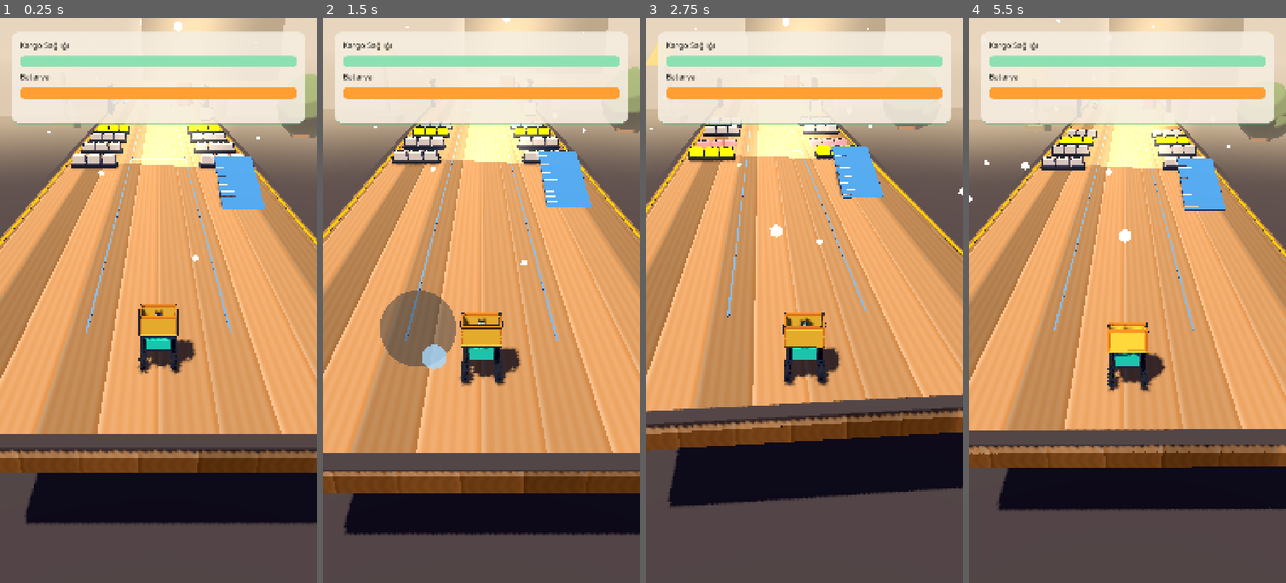
Above: before the commit, frames 1-4 (left to right).
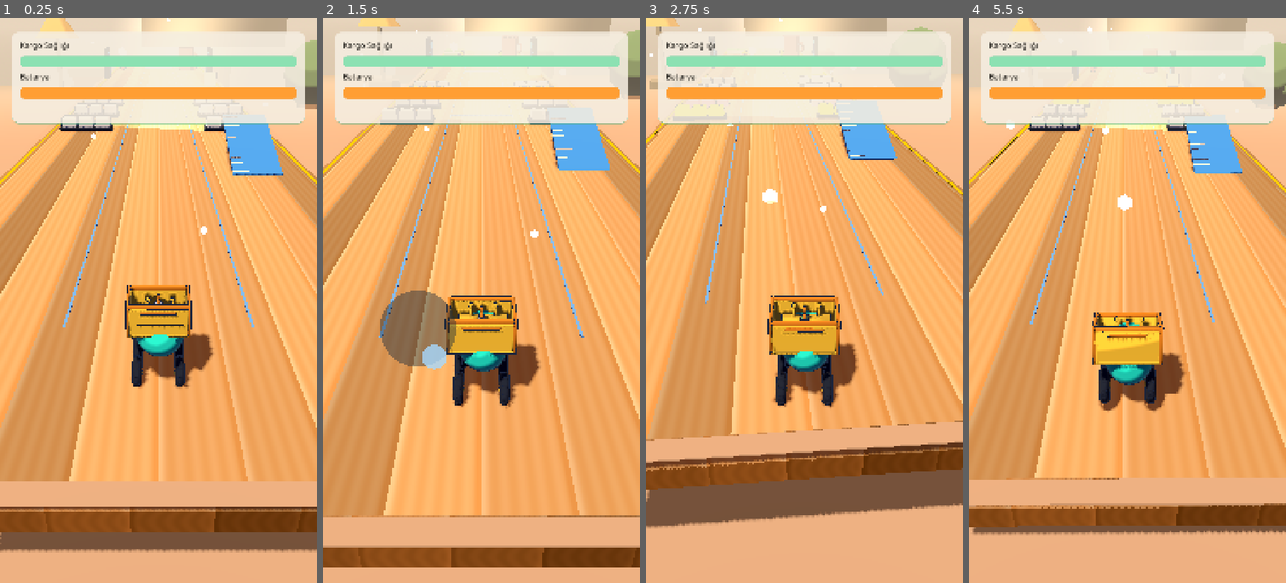
Above: after the commit, the same moments.

Repository: alperAygor/godot-games
Game: Godot game, scene res://scenes/Game.tscn
Same seed, same stepped clock (60 frames per second), same inputs: the game is played once before the commit and once after it. This scene is started directly instead of the project's main scene.
Inputs (mouse positions are in pixels of both pictures, inside the frame that each line leads up to):
- Up to frame 1 (0.25 s): no input
- Up to frame 2 (1.5 s): move the mouse to (551, 272) at 0.52 s; hold D 0.53-1.25 s; click (551, 272) at 0.67 s; drag from (418, 328) to (465, 413) at 1.27 s
- Up to frame 3 (2.75 s): move the mouse to (836, 176) at 2.02 s; hold D from 2.03 s (still down)
- Up to frame 4 (5.5 s): release D at 2.75 s; drag from (1111, 413) to (1032, 215) at 2.77 s; move the mouse to (1222, 385) at 3.52 s; hold A 3.53-4.25 s; drag from (1032, 215) to (1079, 159) at 4.27 s; move the mouse to (1143, 300) at 5.02 s; hold S from 5.03 s (still down); click (1143, 300) at 5.17 s

The runs differ from the first frame. In frame 1, 61% of the frame differs, in the area x 0-100%, y 0-100%; in frame 2, 58%; in frame 3, 65%; in frame 4, 63%.

Commit message:
F7.10c: v2 robot/sepet/kargo oyuna entegre, kamera yakınlaştırma, sıcak oda zemini, gölge tonları
Co-Authored-By: Claude Sonnet 5.5 <noreply@anthropic.com>

Diff:
--- a/MikroKurye/assets/materials/basket_yellow.tres
+++ b/MikroKurye/assets/materials/basket_yellow.tres
@@ -7,4 +7,4 @@
 shader = ExtResource("1_toon")
 next_pass = ExtResource("2_outline")
 shader_parameter/base_color = Color(1, 0.451, 0.0902, 1)
-shader_parameter/shadow_color = Color(0.2667, 0.2667, 0.4196, 1)
+shader_parameter/shadow_color = Color(0.38, 0.36, 0.5, 1)
--- a/MikroKurye/assets/materials/cargo_parcel.tres
+++ b/MikroKurye/assets/materials/cargo_parcel.tres
@@ -7,4 +7,4 @@
 shader = ExtResource("1_toon")
 next_pass = ExtResource("2_outline")
 shader_parameter/base_color = Color(0.9686, 0.7216, 0.0039, 1)
-shader_parameter/shadow_color = Color(0.2667, 0.2667, 0.4196, 1)
+shader_parameter/shadow_color = Color(0.38, 0.36, 0.5, 1)
--- a/MikroKurye/assets/materials/floor.tres
+++ b/MikroKurye/assets/materials/floor.tres
@@ -5,4 +5,4 @@
 [resource]
 shader = ExtResource("1_toon")
 shader_parameter/base_color = Color(0.851, 0.6275, 0.4, 1)
-shader_parameter/shadow_color = Color(0.2667, 0.2667, 0.4196, 1)
+shader_parameter/shadow_color = Color(0.56, 0.42, 0.38, 1)
--- a/MikroKurye/assets/materials/golden.tres
+++ b/MikroKurye/assets/materials/golden.tres
@@ -7,6 +7,6 @@
 shader = ExtResource("1_toon")
 next_pass = ExtResource("2_outline")
 shader_parameter/base_color = Color(1, 0.7843, 0.2392, 1)
-shader_parameter/shadow_color = Color(0.2667, 0.2667, 0.4196, 1)
+shader_parameter/shadow_color = Color(0.38, 0.36, 0.5, 1)
 shader_parameter/emissive_color = Color(1, 0.7843, 0.2392, 1)
 shader_parameter/emissive_energy = 1.8
--- a/MikroKurye/assets/materials/robot_dark.tres
+++ b/MikroKurye/assets/materials/robot_dark.tres
@@ -7,4 +7,4 @@
 shader = ExtResource("1_toon")
 next_pass = ExtResource("2_outline")
 shader_parameter/base_color = Color(0.1686, 0.1843, 0.2275, 1)
-shader_parameter/shadow_color = Color(0.2667, 0.2667, 0.4196, 1)
+shader_parameter/shadow_color = Color(0.38, 0.36, 0.5, 1)
--- a/MikroKurye/assets/materials/robot_turquoise.tres
+++ b/MikroKurye/assets/materials/robot_turquoise.tres
@@ -7,4 +7,4 @@
 shader = ExtResource("1_toon")
 next_pass = ExtResource("2_outline")
 shader_parameter/base_color = Color(0.1804, 0.902, 0.7725, 1)
-shader_parameter/shadow_color = Color(0.2667, 0.2667, 0.4196, 1)
+shader_parameter/shadow_color = Color(0.38, 0.36, 0.5, 1)
--- a/MikroKurye/assets/materials/wood.tres
+++ b/MikroKurye/assets/materials/wood.tres
@@ -5,7 +5,7 @@
 [resource]
 shader = ExtResource("1_toon")
 shader_parameter/base_color = Color(0.75, 0.627, 0.482, 1)
-shader_parameter/shadow_color = Color(0.2667, 0.2667, 0.4196, 1)
+shader_parameter/shadow_color = Color(0.56, 0.42, 0.38, 1)
 shader_parameter/wood_grain = true
 shader_parameter/wood_dark = Color(0.6902, 0.4784, 0.2706, 1)
 shader_parameter/wood_freq = 32.0
--- a/MikroKurye/assets/materials/wood_edge.tres
+++ b/MikroKurye/assets/materials/wood_edge.tres
@@ -5,7 +5,7 @@
 [resource]
 shader = ExtResource("1_toon")
 shader_parameter/base_color = Color(0.549, 0.349, 0.1804, 1)
-shader_parameter/shadow_color = Color(0.2667, 0.2667, 0.4196, 1)
+shader_parameter/shadow_color = Color(0.56, 0.42, 0.38, 1)
 shader_parameter/wood_grain = true
 shader_parameter/wood_dark = Color(0.4196, 0.2588, 0.1216, 1)
 shader_parameter/wood_freq = 32.0
--- a/MikroKurye/assets/shaders/toon.gdshader
+++ b/MikroKurye/assets/shaders/toon.gdshader
@@ -5,6 +5,8 @@
 render_mode specular_disabled, ambient_light_disabled;
 
 uniform vec4 base_color : source_color = vec4(0.93, 0.62, 0.18, 1.0);
+// Model v2: köşe rengi (alt koyu / üst açık gradyan + pişirilmiş AO) tabanla çarpılır. 0 = kapalı.
+uniform float vertex_color_strength : hint_range(0.0, 1.0) = 0.0;
 // Gölge zemini rengi: gerçek düşen gölgenin içinde paleti korur (stil A: 44446b).
 uniform vec4 shadow_color : source_color = vec4(0.267, 0.267, 0.42, 1.0);
 uniform float middle_threshold : hint_range(0.0, 1.0) = 0.28;
@@ -31,7 +33,7 @@
 uniform float emissive_energy : hint_range(0.0, 4.0) = 0.0;
 
 void fragment() {
-	ALBEDO = base_color.rgb;
+	ALBEDO = base_color.rgb * mix(vec3(1.0), COLOR.rgb, vertex_color_strength);
 	if (wood_grain) {
 		// Sıfır doku örneği; gölge içinde de damar okunsun diye ALBEDO'dan önce uygulanır.
 		// Kalaslar UV.x boyunca ayrılır: kalas kenarında ince koyu çizgi, kalas içinde
--- a/MikroKurye/data/balance.json
+++ b/MikroKurye/data/balance.json
@@ -25,9 +25,9 @@
     "steer_speed_factor": 0.65,
     "joystick_radius": 130.0,
     "joystick_deadzone": 0.12,
-    "camera_distance": 7.2,
-    "camera_height": 4.6,
-    "camera_look_height": 0.9,
+    "camera_distance": 5.0,
+    "camera_height": 3.6,
+    "camera_look_height": 0.7,
     "camera_follow_speed": 8.0,
     "camera_look_speed": 10.0,
     "camera_fov": 60.0,
--- a/MikroKurye/scenes/Robot.tscn
+++ b/MikroKurye/scenes/Robot.tscn
@@ -6,9 +6,9 @@
 [ext_resource type="Script" path="res://scripts/gameplay/style_a.gd" id="4_style"]
 [ext_resource type="Script" path="res://scripts/gameplay/robot_visual.gd" id="5_visual"]
 [ext_resource type="Script" path="res://scripts/gameplay/cargo_visual.gd" id="6_cargovis"]
-[ext_resource type="PackedScene" path="res://assets/models/robot_body.glb" id="7_body"]
-[ext_resource type="PackedScene" path="res://assets/models/robot_wheel.glb" id="8_wheel"]
-[ext_resource type="PackedScene" path="res://assets/models/cargo_basket.glb" id="9_basket"]
+[ext_resource type="PackedScene" path="res://assets/models/v2/robot_body_v2.glb" id="7_body"]
+[ext_resource type="PackedScene" path="res://assets/models/v2/robot_wheel_v2.glb" id="8_wheel"]
+[ext_resource type="PackedScene" path="res://assets/models/v2/cargo_basket_v2.glb" id="9_basket"]
 
 [sub_resource type="BoxShape3D" id="RobotShape"]
 size = Vector3(0.82, 0.32, 1.15)
@@ -48,7 +48,8 @@
 [node name="Spin" type="Node3D" parent="FrontLeft/Visual"]
 
 [node name="Mesh" parent="FrontLeft/Visual/Spin" instance=ExtResource("8_wheel")]
-position = Vector3(0, -0.18, 0)
+position = Vector3(0, -0.126, 0)
+scale = Vector3(1.30, 1.30, 1.30)
 
 [node name="FrontRight" type="Node3D" parent="."]
 position = Vector3(0.285, 0, -0.245)
@@ -61,7 +62,8 @@
 [node name="Spin" type="Node3D" parent="FrontRight/Visual"]
 
 [node name="Mesh" parent="FrontRight/Visual/Spin" instance=ExtResource("8_wheel")]
-position = Vector3(0, -0.18, 0)
+position = Vector3(0, -0.126, 0)
+scale = Vector3(1.30, 1.30, 1.30)
 
 [node name="RearLeft" type="Node3D" parent="."]
 position = Vector3(-0.285, 0, 0.245)
@@ -74,7 +76,8 @@
 [node name="Spin" type="Node3D" parent="RearLeft/Visual"]
 
 [node name="Mesh" parent="RearLeft/Visual/Spin" instance=ExtResource("8_wheel")]
-position = Vector3(0, -0.18, 0)
+position = Vector3(0, -0.126, 0)
+scale = Vector3(1.30, 1.30, 1.30)
 
 [node name="RearRight" type="Node3D" parent="."]
 position = Vector3(0.285, 0, 0.245)
@@ -87,7 +90,8 @@
 [node name="Spin" type="Node3D" parent="RearRight/Visual"]
 
 [node name="Mesh" parent="RearRight/Visual/Spin" instance=ExtResource("8_wheel")]
-position = Vector3(0, -0.18, 0)
+position = Vector3(0, -0.126, 0)
+scale = Vector3(1.30, 1.30, 1.30)
 
 [node name="CargoBasket" type="RigidBody3D" parent="." groups=["cargo"]]
 position = Vector3(0, 0.44, 0.24)
@@ -99,7 +103,7 @@
 
 [node name="BasketVisual" type="Node3D" parent="CargoBasket"]
 position = Vector3(0, -0.15, 0)
-scale = Vector3(1.3, 1.3, 1.3)
+scale = Vector3(1.5, 1.5, 1.5)
 
 [node name="Mesh" parent="CargoBasket/BasketVisual" instance=ExtResource("9_basket")]
 
--- a/MikroKurye/scenes/levels/desk_01.tscn
+++ b/MikroKurye/scenes/levels/desk_01.tscn
@@ -147,12 +147,17 @@
 shader_parameter/edge_fade = 0.38
 shader_parameter/top_brightness = 1.0
 
+[sub_resource type="ShaderMaterial" id="RoomFloorMat"]
+shader = ExtResource("toon_shader")
+shader_parameter/base_color = Color(0.74, 0.58, 0.47, 1)
+shader_parameter/shadow_color = Color(0.62, 0.55, 0.5, 1)
+
 [sub_resource type="BoxMesh" id="VoidMesh"]
-material = SubResource("SilhouetteDark")
+material = SubResource("RoomFloorMat")
 size = Vector3(90, 0.2, 130)
 
 [sub_resource type="BoxMesh" id="EdgeShadowMesh"]
-material = SubResource("SilhouetteDark")
+material = SubResource("RoomFloorMat")
 size = Vector3(10.6, 0.02, 77.6)
 
 [sub_resource type="BoxMesh" id="MonitorScreenMesh"]
--- a/MikroKurye/scripts/gameplay/cargo_visual.gd
+++ b/MikroKurye/scripts/gameplay/cargo_visual.gd
@@ -5,16 +5,16 @@
 ## Renk/anahat stilini Robot.tscn içindeki StyleA düğümü üstlenir; bu düğüm yalnız
 ## doğru modeli örnekler, ölçekler ve sepete yerleştirir (vitrin gibi okunaklı).
 
-const MODEL_ROOT: String = "res://assets/models/"
+const MODEL_ROOT: String = "res://assets/models/v2/"
 const DEFAULT_CARGO_ID: String = "pencil_battery"
 const CARGO_MODELS: Dictionary = {
-	"pencil_battery": "cargo_pencil_battery.glb",
-	"sd_card": "cargo_sd_card.glb",
-	"espresso_capsule": "cargo_espresso_capsule.glb",
+	"pencil_battery": "cargo_pencil_battery_v2.glb",
+	"sd_card": "cargo_sd_card_v2.glb",
+	"espresso_capsule": "cargo_espresso_capsule_v2.glb",
 }
 ## Vitrin ölçeği: gerçek kargo 6-12 cm; sepetin içinde tek başına okunacak kadar
 ## büyütülür (stil laboratuvarı üç kargoyu birlikte 1.7× ile gösteriyordu).
-const CARGO_SCALE: float = 2.0
+const CARGO_SCALE: float = 2.4
 
 var _instance: Node3D = null
 
--- a/MikroKurye/scripts/gameplay/robot_visual.gd
+++ b/MikroKurye/scripts/gameplay/robot_visual.gd
@@ -19,6 +19,8 @@
 const SQUASH_STRENGTH: float = 0.16
 const SQUASH_XZ_FACTOR: float = 0.6
 const SQUASH_DURATION: float = 0.24
+## Görsel büyütme: fizik gövdesi aynı kalır; model gözle okunur olsun diye yalnız görünüm ölçeklenir.
+const VISUAL_SCALE: float = 1.3
 const MAX_STEER_RAD: float = 0.22
 const STEER_RESPONSE: float = 10.0
 const STEER_GAIN: float = 0.12
@@ -91,7 +93,7 @@
 		var envelope: float = sin((1.0 - _squash_timer / SQUASH_DURATION) * PI)
 		squash = SQUASH_STRENGTH * envelope
 	_body_pivot.position.y = _body_base_y + bob
-	_body_pivot.scale = Vector3(1.0 + squash * SQUASH_XZ_FACTOR, 1.0 - squash, 1.0 + squash * SQUASH_XZ_FACTOR)
+	_body_pivot.scale = Vector3(1.0 + squash * SQUASH_XZ_FACTOR, 1.0 - squash, 1.0 + squash * SQUASH_XZ_FACTOR) * VISUAL_SCALE
 
 
 func _read_wheel_radius() -> float:
--- a/MikroKurye/scripts/gameplay/style_a.gd
+++ b/MikroKurye/scripts/gameplay/style_a.gd
@@ -96,7 +96,10 @@
 		if material is StandardMaterial3D:
 			var std: StandardMaterial3D = material as StandardMaterial3D
 			var base: Color = _palette_color(String(std.resource_name), std.albedo_color)
-			mesh_instance.set_surface_override_material(surface, _toon_material(base, interactive))
+			var vertex_strength: float = 1.0 if std.vertex_color_use_as_albedo else 0.0
+			var glow: Color = std.emission if std.emission_enabled else Color(0.0, 0.0, 0.0, 1.0)
+			var glow_energy: float = std.emission_energy_multiplier if std.emission_enabled else 0.0
+			mesh_instance.set_surface_override_material(surface, _toon_material(base, interactive, vertex_strength, glow, glow_energy))
 
 
 ## İçe aktarılan yüzey adı palet eşlemesinde varsa onu, yoksa orijinal albedoyu verir.
@@ -104,15 +107,21 @@
 	return PALETTE.get(resource_name, fallback)
 
 
-func _toon_material(base: Color, interactive: bool) -> ShaderMaterial:
-	# Renk + anahat bayrağına göre önbellek: aynı renk yüzeyler aynı malzemeyi paylaşır.
-	var key: String = base.to_html(false) + ("_o" if interactive else "")
+func _toon_material(base: Color, interactive: bool, vertex_strength: float = 0.0,
+		glow: Color = Color(0.0, 0.0, 0.0, 1.0), glow_energy: float = 0.0) -> ShaderMaterial:
+	# Renk + anahat + köşe rengi + emisyon bayrağına göre önbellek: aynı yüzeyler malzemeyi paylaşır.
+	var key: String = "%s_%s_%d_%s_%.2f" % [base.to_html(false), ("o" if interactive else "n"),
+		int(vertex_strength * 10.0), glow.to_html(false), glow_energy]
 	if _cache.has(key):
 		return _cache[key]
 	var material: ShaderMaterial = ShaderMaterial.new()
 	material.shader = _toon_shader
 	material.set_shader_parameter("base_color", base)
 	material.set_shader_parameter("shadow_color", SHADOW_COLOR)
+	material.set_shader_parameter("vertex_color_strength", vertex_strength)
+	if glow_energy > 0.0:
+		material.set_shader_parameter("emissive_color", glow)
+		material.set_shader_parameter("emissive_energy", glow_energy)
 	if interactive:
 		material.next_pass = _outline_material
 	_cache[key] = material
Not shown, added: MikroKurye/docs/art/f74_after_drive.png.import
Not shown, added: MikroKurye/docs/art/f74_after_keys.png.import
Not shown, added: MikroKurye/docs/art/f74_after_start.png.import
Not shown, added: MikroKurye/docs/art/f74_before_drive.png.import
Not shown, added: MikroKurye/docs/art/f74_before_keys.png.import
Not shown, added: MikroKurye/docs/art/f74_before_start.png.import
Not shown, added: MikroKurye/docs/art/f79_after_detail.png.import
Not shown, added: MikroKurye/docs/art/f79_after_full.png.import
Not shown, added: MikroKurye/docs/art/f79_after_robot.png.import
Not shown, added: MikroKurye/docs/art/f79_before_detail.png.import
Not shown, added: MikroKurye/docs/art/f79_before_full.png.import
Not shown, added: MikroKurye/docs/art/f79_before_robot.png.import
